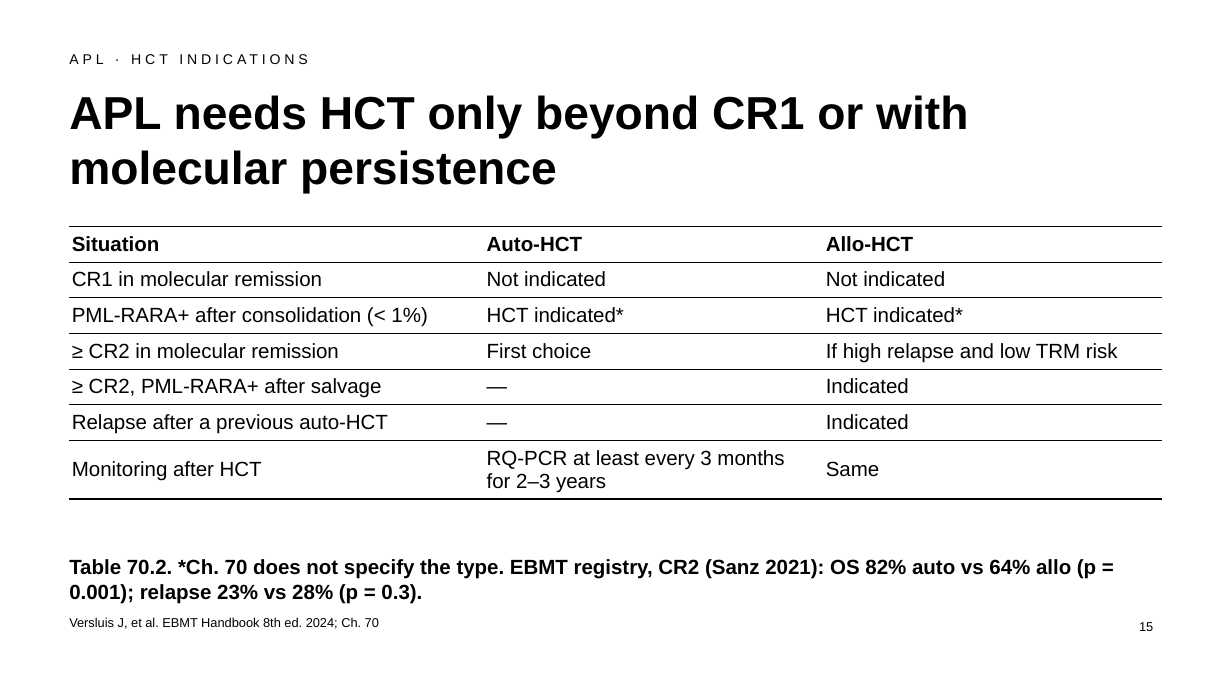
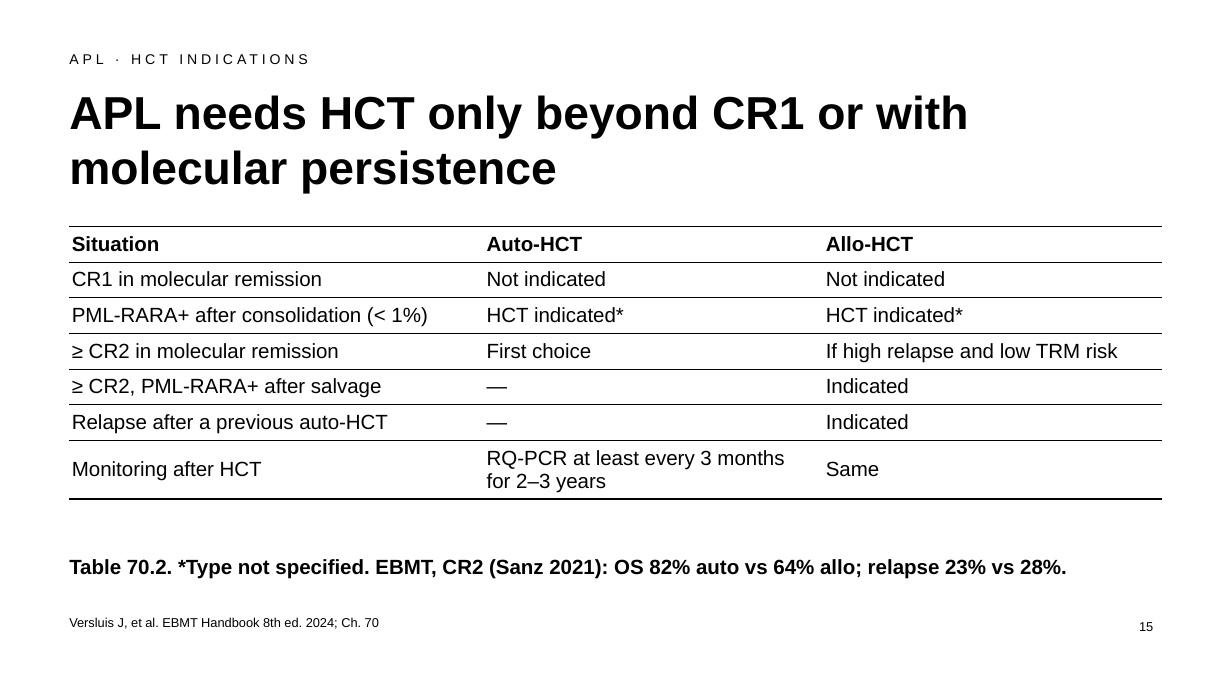
Before and after one commit to htlin222/ebmt-handbook-skill, a slide deck: slide 15 of slides/decks/s21-aml.pptx. Drawn at 1232x693 pixels with LibreOffice and Linux fonts; fonts in the diff are those of the drawing. Boxes give left, top, right and bottom in pixels: in the first picture for what was removed or moved away, otherwise in the second. Text is boxed around its words. In the diff, an @@ line names an element or a change of style, - is before the commit and + after.

```diff
--- a/slides/decks/s21-aml.pptx
+++ b/slides/decks/s21-aml.pptx
@@ text at <box>69,559,1067,579</box>: text changed @@
-Table 70.2. *Ch. 70 does not specify the type. EBMT registry, CR2 (Sanz 2021): OS 82% auto vs 64% allo (p = 0.001); relapse 23% vs 28% (p = 0.3).
+Table 70.2. *Type not specified. EBMT, CR2 (Sanz 2021): OS 82% auto vs 64% allo; relapse 23% vs 28%.
```
Also in this commit, not shown: 10 other slides changed, 11 other files.
